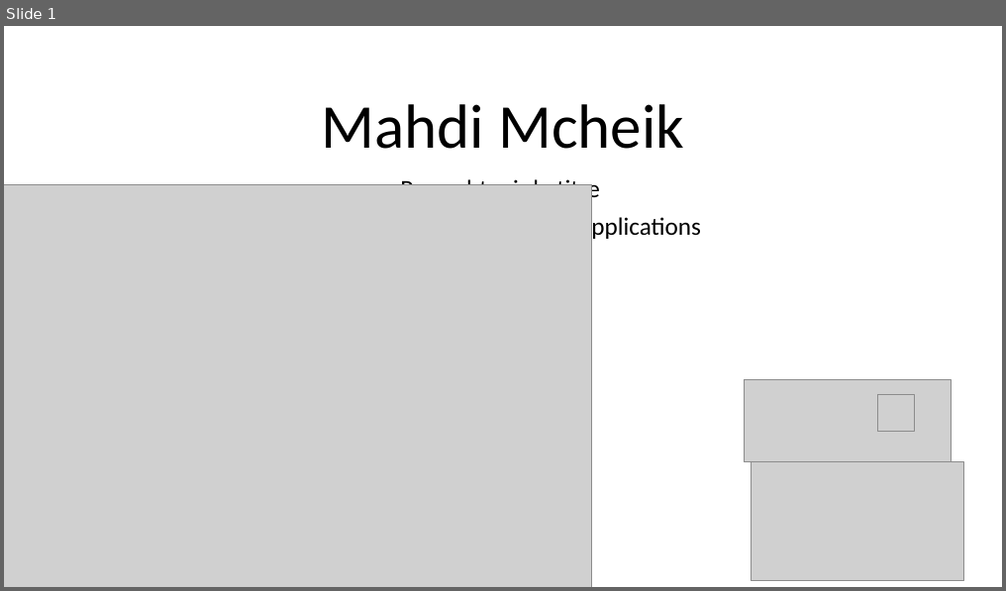
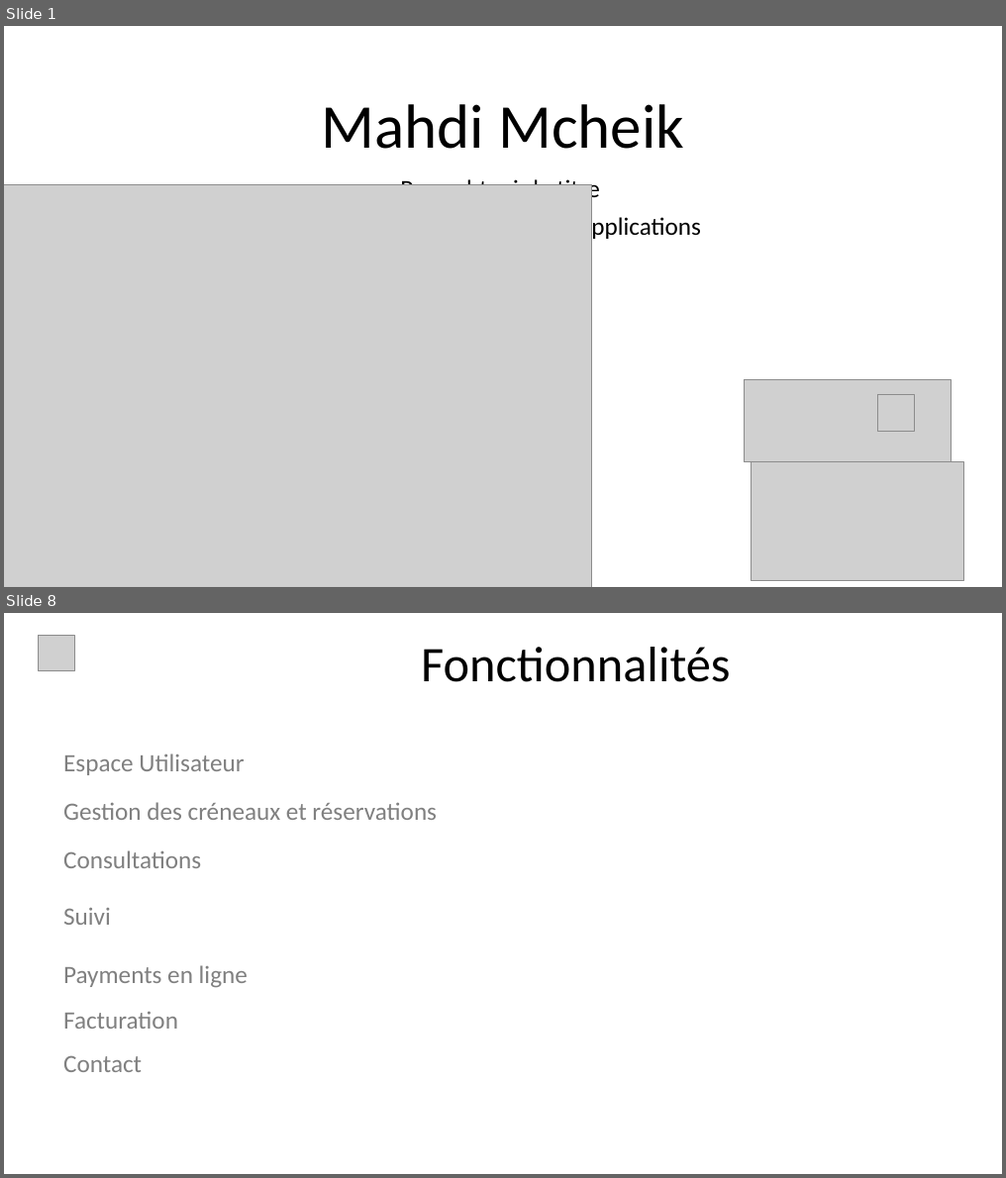
Before and after one commit to mahdimcheik/template-angular-19-dashboard, a slide deck: presentation/skill-hive.pptx. Shown one above the other, each under a label of ours: slide 1 before the commit, slides 1 and 8 after it; the slides between them are not shown. The pictures are 1006x591 and 1006x1178 pixels, drawn with LibreOffice and Linux fonts; fonts in the diff are those of the drawing; grey boxes stand for pictures; background and template pictures are left out. Boxes give left, top, right and bottom in pixels: in the first picture for what was removed or moved away, otherwise in the second. Text is boxed around its words. In the diff, an @@ line names an element or a change of style, - is before the commit and + after.

```diff
--- a/presentation/skill-hive.pptx
+++ b/presentation/skill-hive.pptx
@@ slide 8 added at (x1=4, y1=613, x2=1002, y2=1174), background picture (left out) @@
@@ picture added at (x1=38, y1=635, x2=74, y2=670) @@
@@ text added at (x1=421, y1=647, x2=731, y2=682), 48 pt, text #000000 @@
+Fonctionnalités
@@ text added at (x1=63, y1=754, x2=244, y2=775), 24 pt, text #808080 @@
+Espace Utilisateur
@@ text added at (x1=63, y1=802, x2=437, y2=820), 24 pt, text #808080 @@
+Gestion des créneaux et réservations
@@ text added at (x1=63, y1=851, x2=201, y2=868), 24 pt, text #808080 @@
+Consultations
@@ text added at (x1=63, y1=908, x2=111, y2=925), 24 pt, text #808080 @@
+Suivi
@@ text added at (x1=63, y1=965, x2=248, y2=987), 24 pt, text #808080 @@
+Payments en ligne
@@ text added at (x1=63, y1=1011, x2=178, y2=1029), 24 pt, text #808080 @@
+Facturation
@@ text added at (x1=63, y1=1057, x2=142, y2=1072), 24 pt, text #808080 @@
+Contact
```
Also in this commit, not shown: 2 slides changed, 4 other slides added, 2 slides removed, 9 other files.
